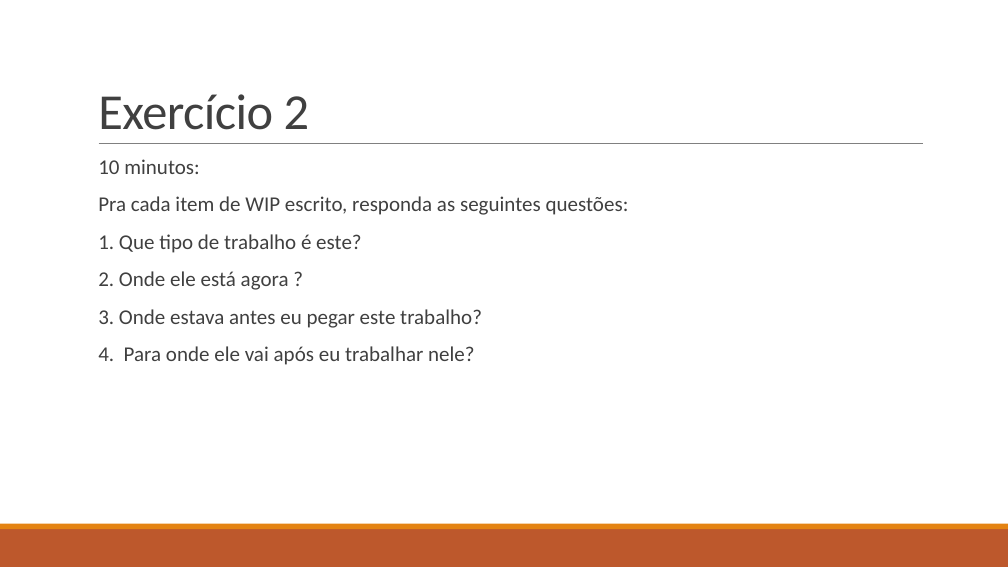
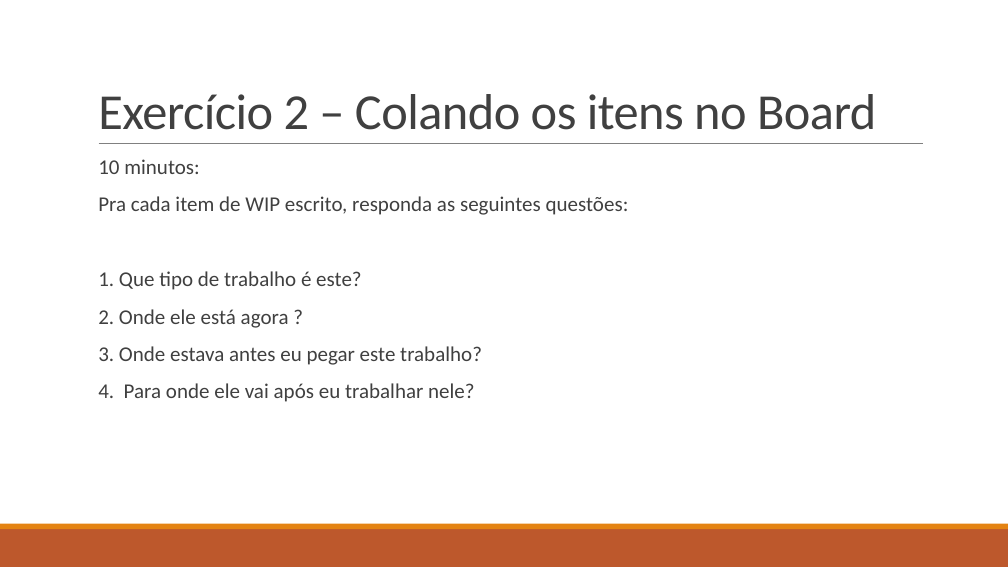
Before and after one commit to ruhansanabria/Puc_Lean2016, a slide deck: slide 7 of Apresentações/TRE DMAIC - Apresentação Kanban e Agile.pptx. Drawn at 1008x567 pixels with LibreOffice and Linux fonts; fonts in the diff are those of the drawing. Boxes give left, top, right and bottom in pixels: in the first picture for what was removed or moved away, otherwise in the second. Text is boxed around its words. In the diff, an @@ line names an element or a change of style, - is before the commit and + after.

```diff
--- a/Apresentações/TRE DMAIC - Apresentação Kanban e Agile.pptx
+++ b/Apresentações/TRE DMAIC - Apresentação Kanban e Agile.pptx
@@ title at <box>98,94,876,130</box>: text changed @@
-Exercício 2
+Exercício 2 – Colando os itens no Board
@@ text "10 minutos:" rewrapped from <box>98,159,629,365</box> to <box>98,159,629,402</box> @@
```
Also in this commit, not shown: 1 other slide changed.
